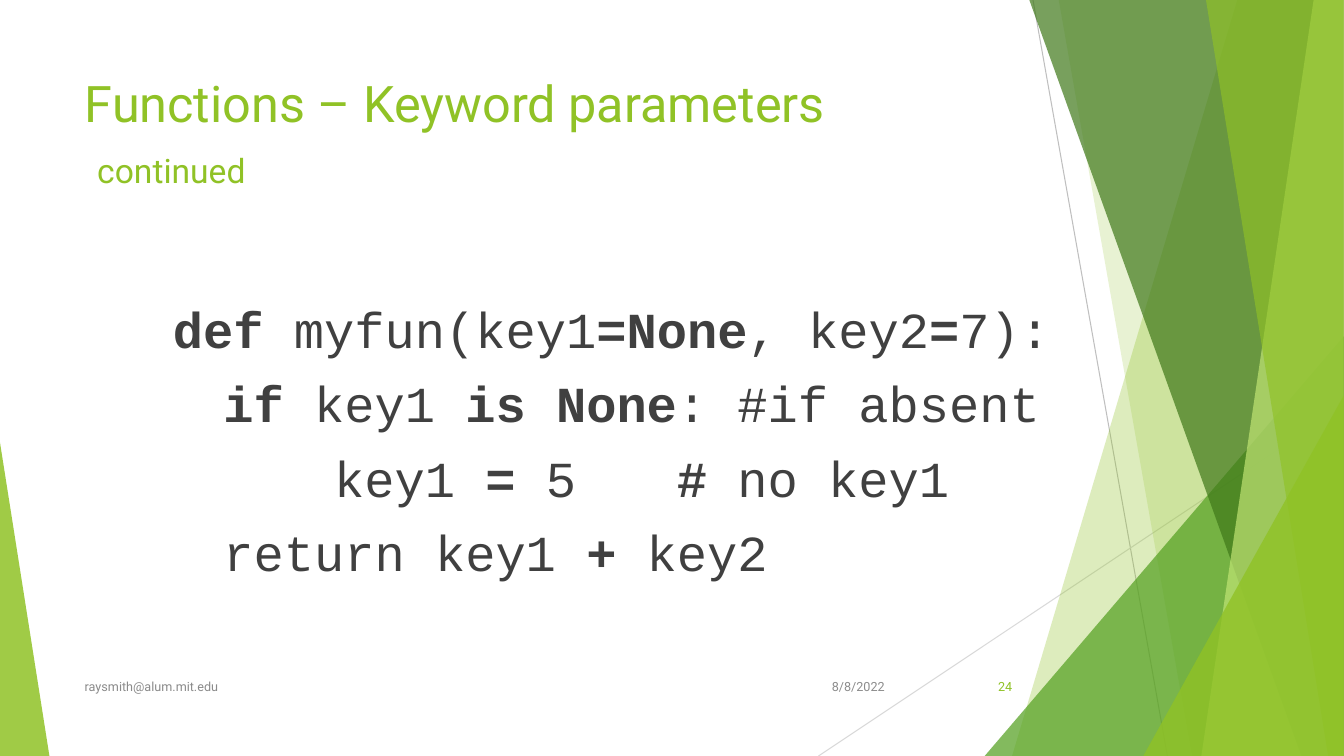
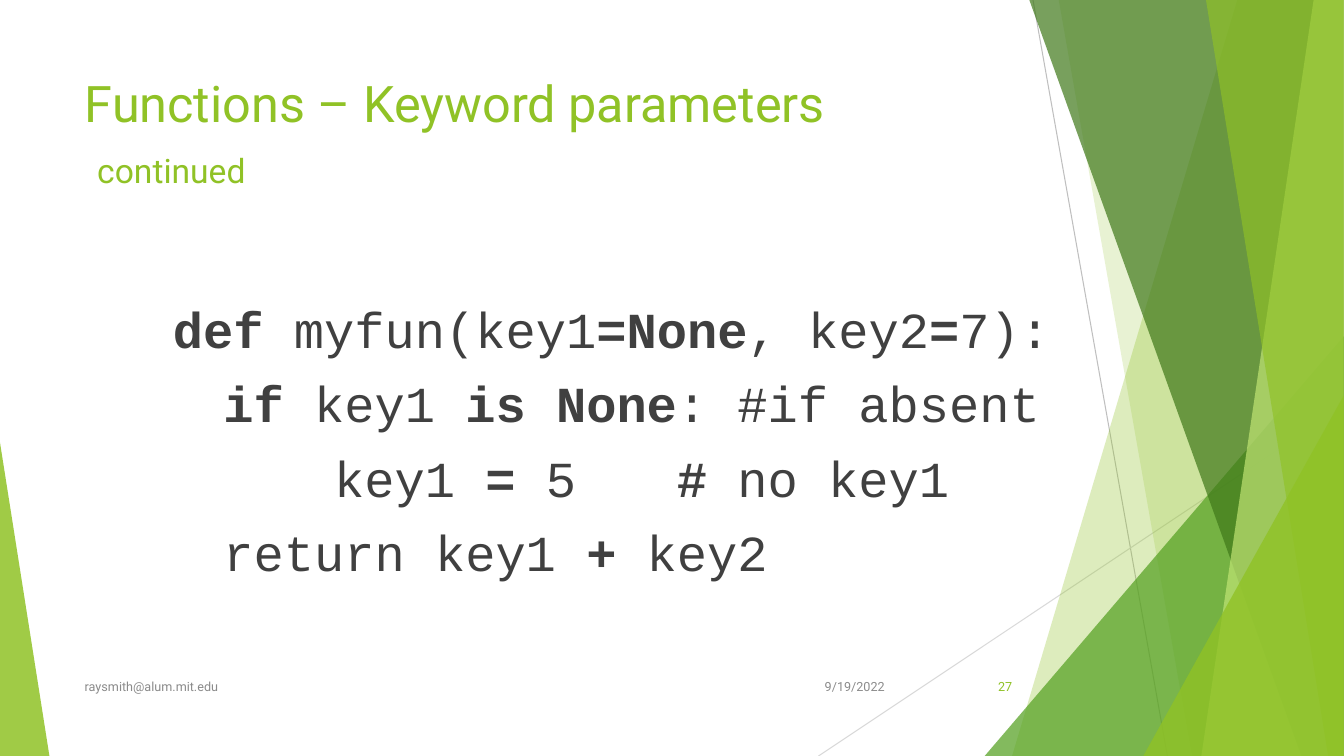
Before and after one commit to raysmith619/Introduction-To-Programming, a slide deck: slide 27 of presentation/Class_2_Ideas_Tools_Functions/Class2_Ideas_Tools_Functions.pptx (slide 24 before the commit). Drawn at 1344x756 pixels with LibreOffice and Linux fonts; fonts in the diff are those of the drawing. Boxes give left, top, right and bottom in pixels: in the first picture for what was removed or moved away, otherwise in the second. Text is boxed around its words. In the diff, an @@ line names an element or a change of style, - is before the commit and + after.

```diff
--- a/presentation/Class_2_Ideas_Tools_Functions/Class2_Ideas_Tools_Functions.pptx
+++ b/presentation/Class_2_Ideas_Tools_Functions/Class2_Ideas_Tools_Functions.pptx
@@ text at (825, 682, 885, 692): text changed @@
-8/8/2022
+9/19/2022
@@ page number at (998, 682, 1012, 691): text changed @@
-24
+27
```
Also in this commit, not shown: 50 other slides changed, 3 slides added.
